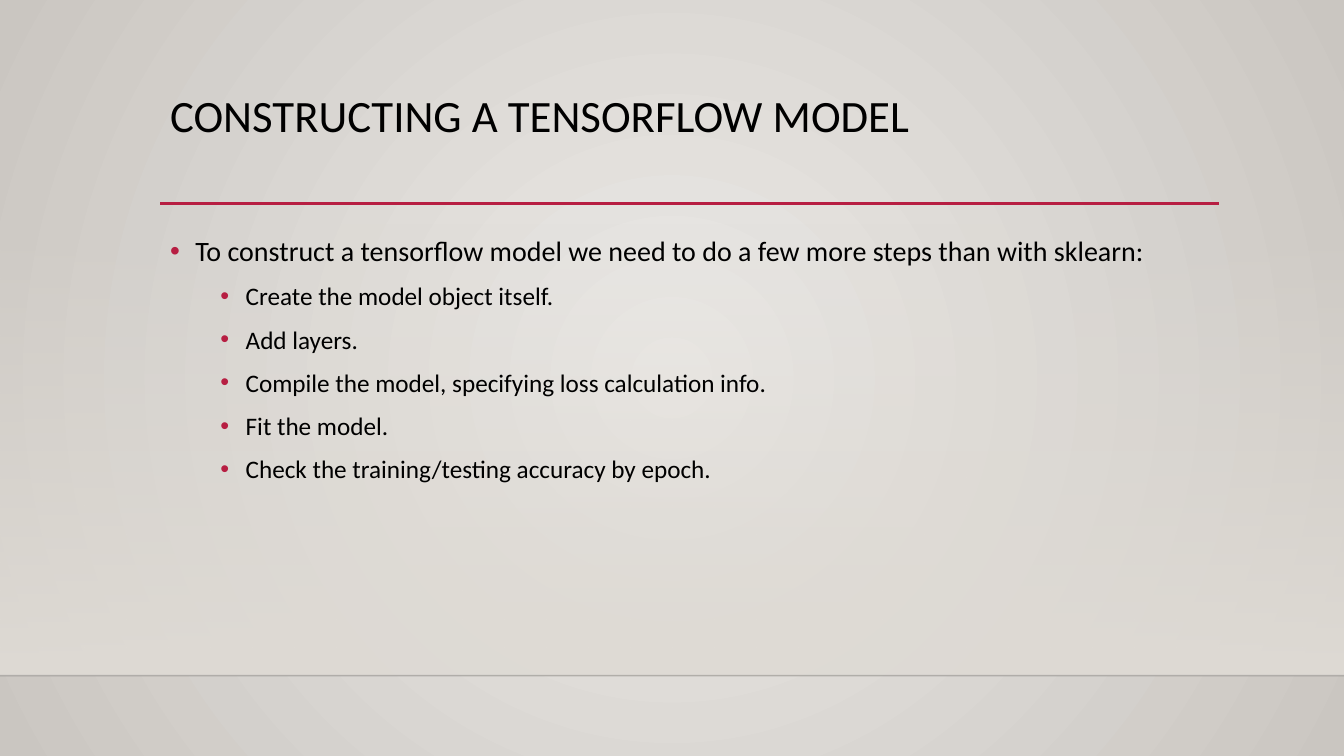
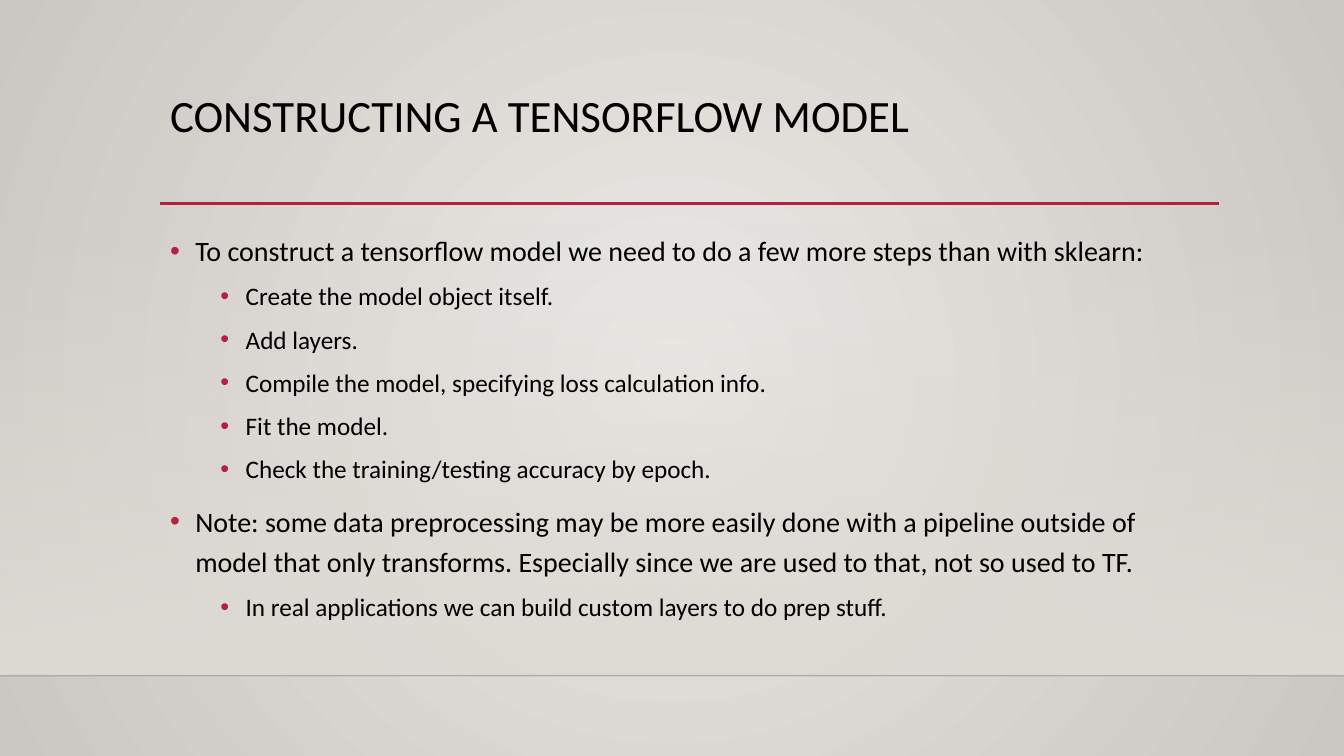
Before and after one commit to allyryry/3950_Workbooks, a slide deck: slide 6 of reference_content/Slides/keras_intro.pptx (slide 7 before the commit). Drawn at 1344x756 pixels with LibreOffice and Linux fonts; fonts in the diff are those of the drawing; background and template pictures are left out. Boxes give left, top, right and bottom in pixels: in the first picture for what was removed or moved away, otherwise in the second. Text is boxed around its words. In the diff, an @@ line names an element or a change of style, - is before the commit and + after.

```diff
--- a/reference_content/Slides/keras_intro.pptx
+++ b/reference_content/Slides/keras_intro.pptx
@@ text at bbox=[195, 512, 1135, 620]: paragraphs added @@
+• Note: some data preprocessing may be more easily done with a pipeline outside of model that only transforms. Especially since we are used to that, not so used to TF.
+  • In real applications we can build custom layers to do prep stuff.
```
Also in this commit, not shown: 3 other slides changed, 6 slides added, 2 other files.
